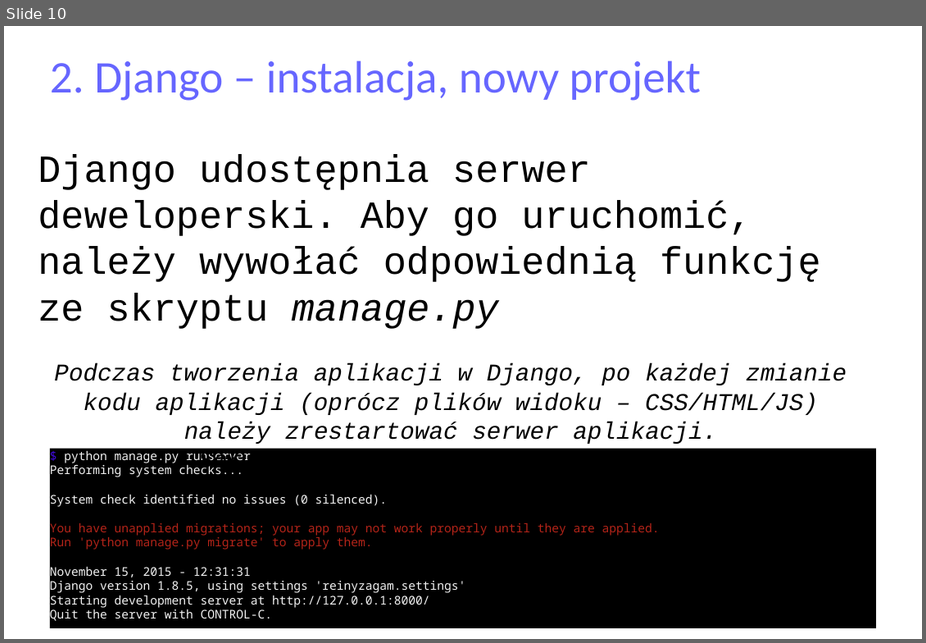
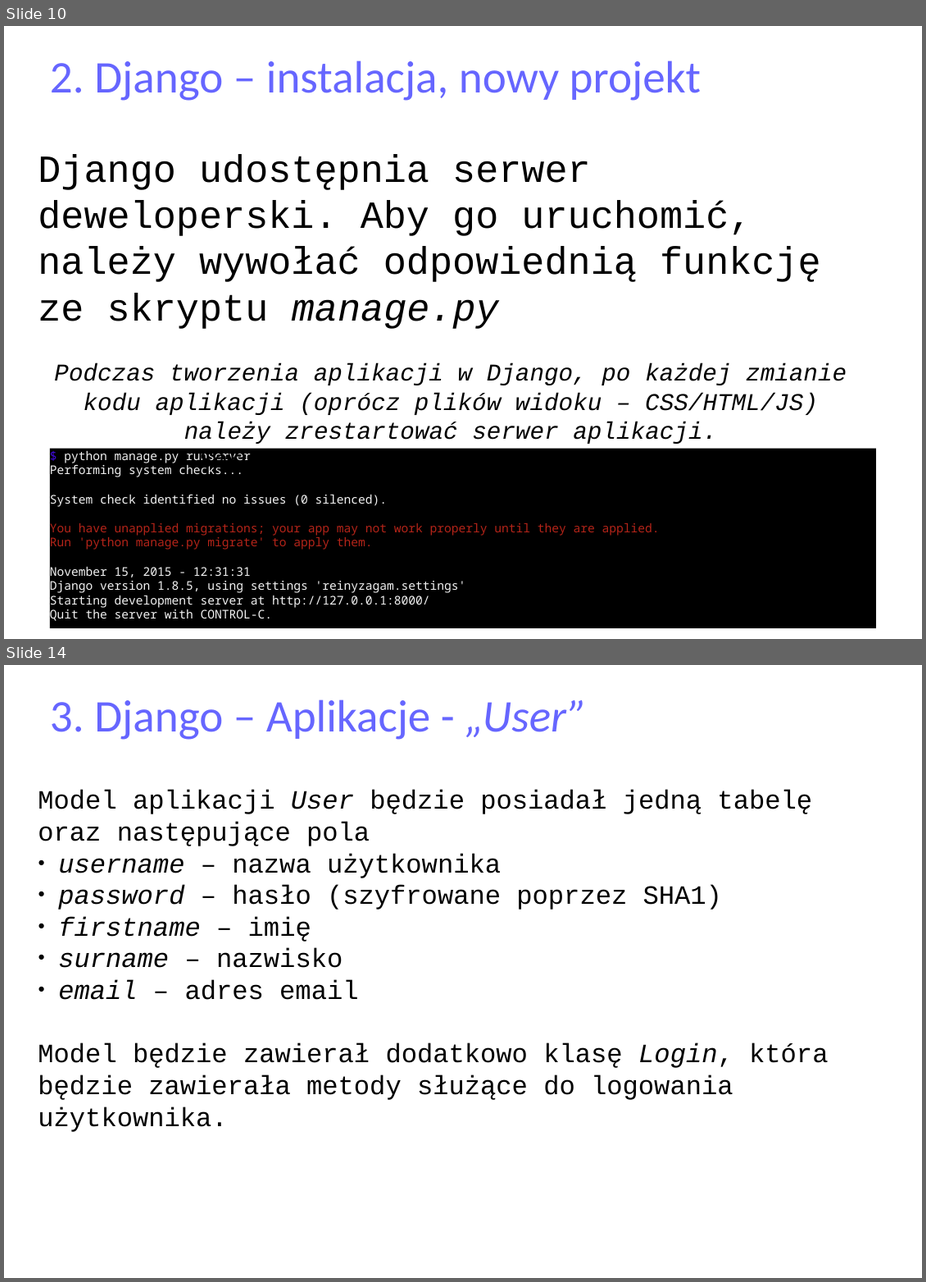
Before and after one commit to matulik/reinyzagam, a slide deck: Docs/presentation.odp. Shown one above the other, each under a label of ours: slide 10 before the commit, slides 10 and 14 after it; the slides between them are not shown. The pictures are 926x643 and 926x1282 pixels, drawn with LibreOffice and Linux fonts; fonts in the diff are those of the drawing. Boxes give left, top, right and bottom in pixels: in the first picture for what was removed or moved away, otherwise in the second. Text is boxed around its words. In the diff, an @@ line names an element or a change of style, - is before the commit and + after.

```diff
--- a/Docs/presentation.odp
+++ b/Docs/presentation.odp
@@ slide 14 added at (x1=4, y1=665, x2=922, y2=1278), background #FFFFFF @@
@@ title added at (x1=50, y1=699, x2=587, y2=740), 37.7 pt, text #6666FF @@
+3. Django – Aplikacje - „User”
@@ text added at (x1=38, y1=790, x2=828, y2=1100), 22 pt, text #000000 @@
+Model aplikacji User będzie posiadał jedną tabelę oraz następujące pola
+● username – nazwa użytkownika
+● password – hasło (szyfrowane poprzez SHA1)
+● firstname – imię
+● surname – nazwisko
+● email – adres email
+Model będzie zawierał dodatkowo klasę Login, która będzie zawierała metody służące do logowania użytkownika.
```
Also in this commit, not shown: 3 slides changed, 11 other slides added, 4 other files.
